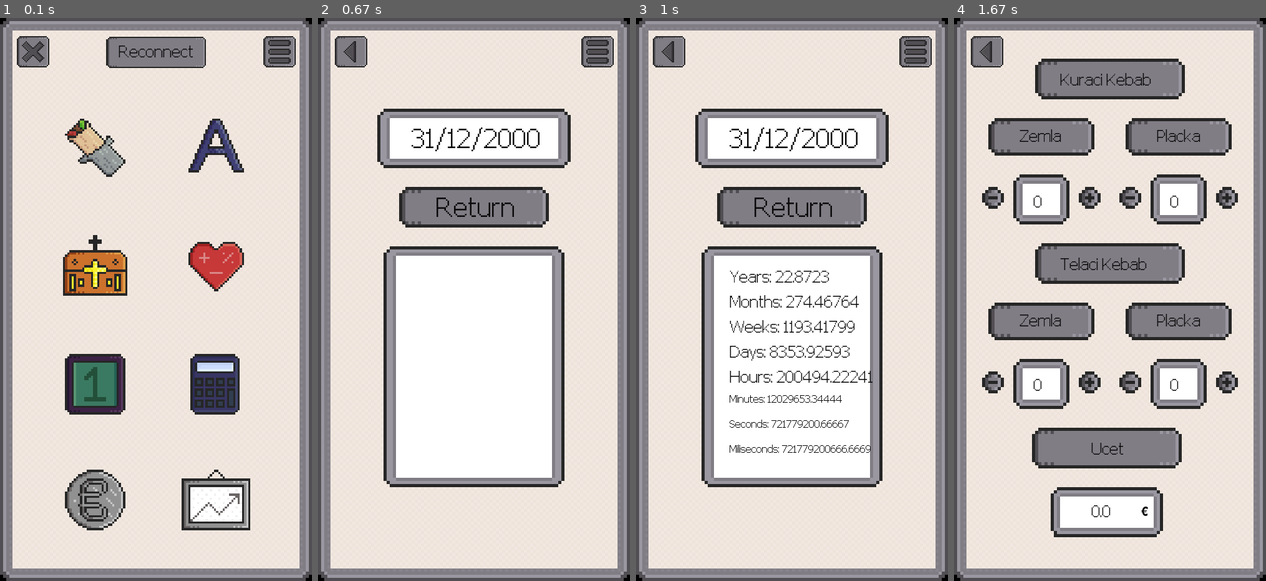
Above: before the commit, frames 1-4 (left to right).
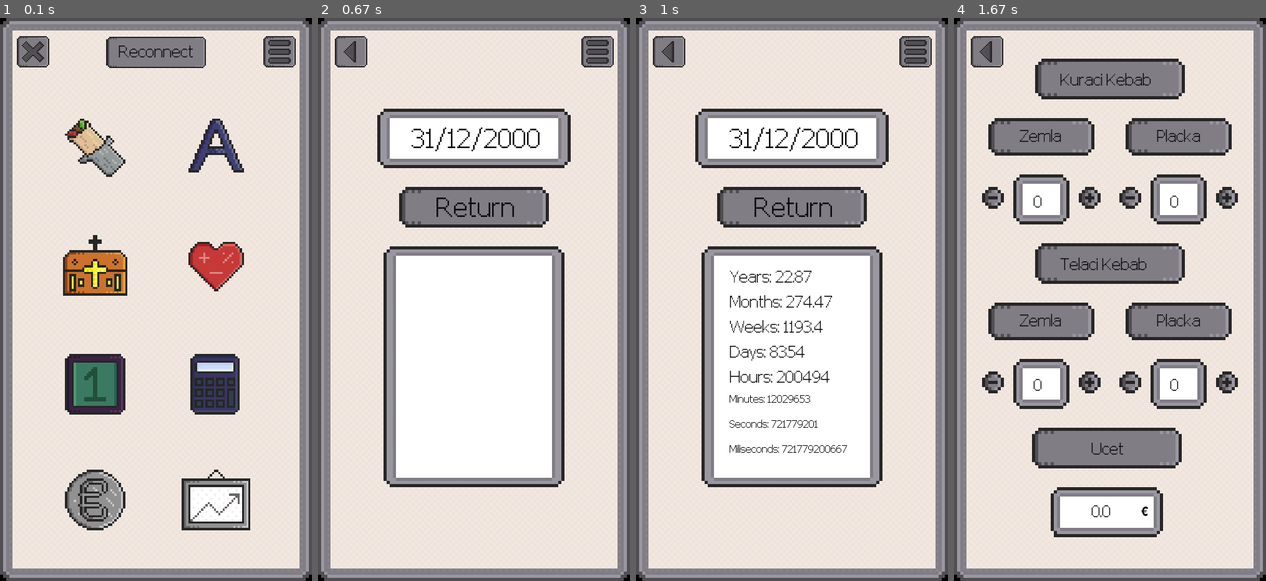
Above: after the commit, the same moments.

Repository: MichalRybecky/JAKP
Game: pygame game, started from main.py
Same seed, same stepped clock (60 frames per second), same inputs: the game is played once before the commit and once after it.
Inputs (mouse positions are in pixels of both pictures, inside the frame that each line leads up to):
- Up to frame 1 (0.1 s): no input
- Up to frame 2 (0.67 s): click (533, 265) at 0.38 s
- Up to frame 3 (1 s): tap Enter at 0.67 s
- Up to frame 4 (1.67 s): press the mouse at (985, 51) at 1.03 s; move the mouse to (1085, 215) at 1.13 s; release the mouse at (1181, 383) at 1.27 s; click (1047, 147) at 1.38 s

Frames 1-2 are identical in both runs. In frame 3, 0.6% of the frame differs, in the area x 51-76%, y 44-78%; in frame 4, nothing differs.

Commit message:
zaokruhlovacky pre macky

Diff:
--- a/utils/kalkulacka_zivota.py
+++ b/utils/kalkulacka_zivota.py
@@ -53,12 +53,12 @@
     millisecondsInt = int(milliseconds)
 
     return {
-        "years": round(years, 5),
-        "months": round(months, 5),
-        "weeks": round(weeks, 5),
-        "days": round(days, 5),
-        "hours": round(hours, 5),
-        "minutes": round(minutes, 5),
-        "seconds": round(seconds, 5),
-        "miliseconds": round(milliseconds, 5),
+        "years": round(years, 2),
+        "months": round(months, 2),
+        "weeks": round(weeks, 1),
+        "days": round(days),
+        "hours": round(hours),
+        "minutes": round(minutes),
+        "seconds": round(seconds),
+        "miliseconds": round(milliseconds),
     }
